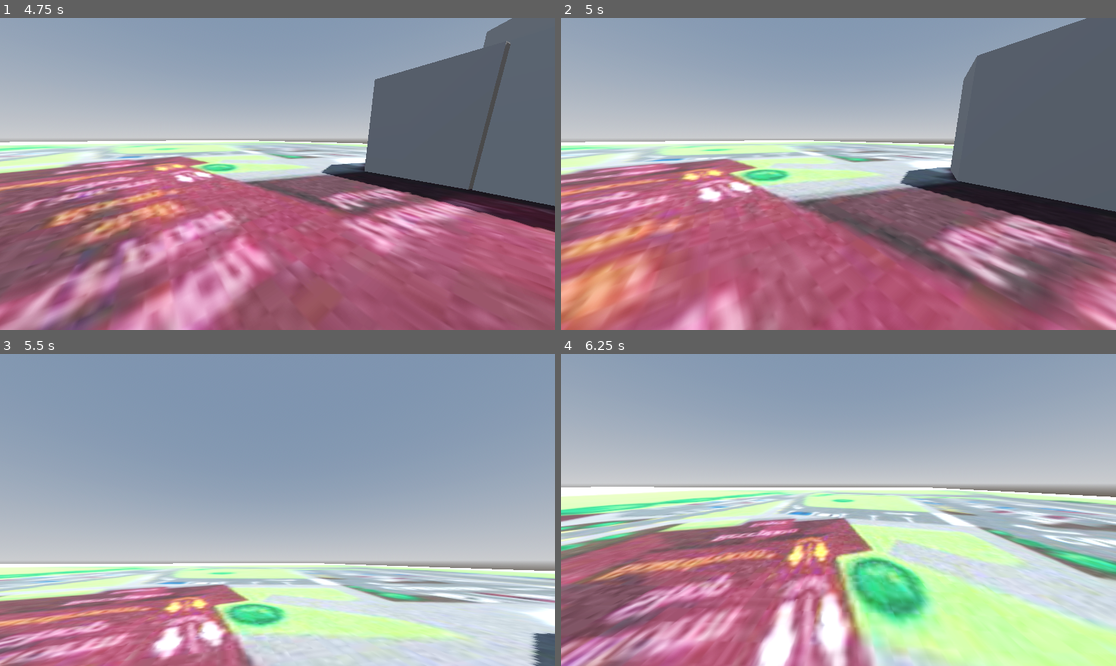
Above: before the commit, frames 1-4 (two rows, left to right).
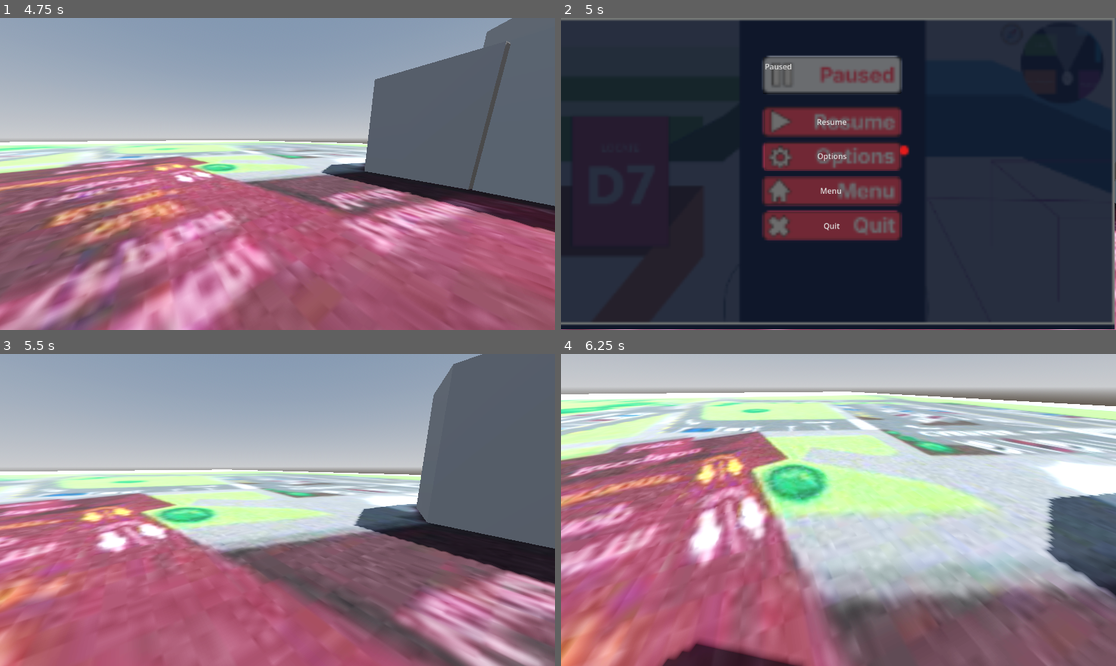
Above: after the commit, the same moments.

Repository: All-an-Huang/EXPLOREJPC
Game: Godot game, scene res://scenes/main_menu.tscn
Two runs of this game, one before a commit and one after it. Both use one fixed random seed, a clock stepped at 60 frames per second and the inputs below.
Inputs (mouse positions are in pixels of both pictures, inside the frame that each line leads up to):
- Up to frame 1 (4.75 s): click "start" at 0.5 s; tap Enter at 1.25 s; move the mouse to (305, 174) at 1.27 s; hold Shift (sprint) 1.28-2.03 s; hold W (forward) from 1.28 s (still down); tap Space (jump) at 1.52, 2.27, 3.77, 4.52 s; move the mouse to (249, 174) at 2.02 s; tap Shift (sprint) at 2.1, 3.6 s; move the mouse to (288, 167) at 2.77 s; hold Shift (sprint) 2.78-3.53 s; move the mouse to (271, 180) at 3.52 s; move the mouse to (316, 177) at 4.27 s; hold Shift (sprint) from 4.28 s (still down)
- Up to frame 2 (5 s): keep holding W (forward); keep holding Shift (sprint); tap Escape (pause, bound only after the commit) at 4.9 s
- Up to frame 3 (5.5 s): release W (forward) at 5 s; release Shift (sprint) at 5 s; click (271, 456) at 5 s, where only the run after the commit has a clickable "Resume"
- Up to frame 4 (6.25 s): move the mouse to (794, 506) at 5.77 s; hold W (forward) from 5.78 s (still down); tap Shift (sprint) at 5.85 s; tap Space (jump) at 6.02 s

Frame 1 is identical in both runs. In frame 2, 99% of the frame differs, in the area x 0-100%, y 0-100%; in frame 3, 83%; in frame 4, 89%.

Commit message:
Pause Menu done

Diff:
--- a/explorejpcgame/project.godot
+++ b/explorejpcgame/project.godot
@@ -49,7 +49,7 @@
 }
 pause={
 "deadzone": 0.2,
-"events": [Object(InputEventKey,"resource_local_to_scene":fa …(140 unchanged characters)… d":false,"keycode":0,"physical_keycode":50,"key_label":0,"unicode":50,"location":0,"echo":false,"script":null)
+"events": [Object(InputEventKey,"resource_local_to_scene":fa …(140 unchanged characters)… d":false,"keycode":0,"physical_keycode":4194305,"key_label":0,"unicode":0,"location":0,"echo":false,"script":null)
 ]
 }
 
--- a/explorejpcgame/scenes/pause_menu.tscn
+++ b/explorejpcgame/scenes/pause_menu.tscn
@@ -13,39 +13,54 @@
 script = ExtResource("1_myx47")
 
 [node name="TextureRect" type="TextureRect" parent="." unique_id=1713221920]
-visible = false
 layout_mode = 0
 offset_right = 1149.0
 offset_bottom = 646.0
 texture = ExtResource("1_n87rw")
 
-[node name="MarginContainer" type="MarginContainer" parent="." unique_id=2033765366]
+[node name="TextEdit" type="TextEdit" parent="." unique_id=953002418]
 layout_mode = 0
-offset_right = 40.0
-offset_bottom = 40.0
+offset_left = 419.0
+offset_top = 81.0
+offset_right = 706.0
+offset_bottom = 158.0
+text = "Paused"
 
-[node name="VBoxContainer" type="VBoxContainer" parent="MarginContainer" unique_id=206598118]
-layout_mode = 2
-
-[node name="Resume" type="Button" parent="MarginContainer/VBoxContainer" unique_id=241316597]
-layout_mode = 2
+[node name="Resume" type="Button" parent="." unique_id=241316597]
+layout_mode = 0
+offset_left = 421.0
+offset_top = 184.0
+offset_right = 703.0
+offset_bottom = 247.0
 text = "Resume"
 
-[node name="Options" type="Button" parent="MarginContainer/VBoxContainer" unique_id=375865289]
-layout_mode = 2
+[node name="Options" type="Button" parent="." unique_id=375865289]
+layout_mode = 0
+offset_left = 423.0
+offset_top = 258.0
+offset_right = 704.0
+offset_bottom = 316.0
 text = "Options"
 
-[node name="Menu" type="Button" parent="MarginContainer/VBoxContainer" unique_id=1791710639]
-layout_mode = 2
+[node name="Menu" type="Button" parent="." unique_id=1791710639]
+layout_mode = 0
+offset_left = 419.0
+offset_top = 330.0
+offset_right = 703.0
+offset_bottom = 388.0
 text = "Menu
 "
 
-[node name="Quit" type="Button" parent="MarginContainer/VBoxContainer" unique_id=1653282379]
-layout_mode = 2
+[node name="Quit" type="Button" parent="." unique_id=1653282379]
+layout_mode = 0
+offset_left = 420.0
+offset_top = 403.0
+offset_right = 705.0
+offset_bottom = 460.0
 text = "Quit
 "
 
-[connection signal="pressed" from="MarginContainer/VBoxContainer/Resume" to="." method="_on_resume_pressed"]
-[connection signal="pressed" from="MarginContainer/VBoxContainer/Options" to="." method="_on_options_pressed"]
-[connection signal="pressed" from="MarginContainer/VBoxContainer/Menu" to="." method="_on_menu_pressed"]
-[connection signal="pressed" from="MarginContainer/VBoxContainer/Quit" to="." method="_on_quit_pressed"]
+[connection signal="pressed" from="Resume" to="." method="_on_resume_pressed"]
+[connection signal="pressed" from="Options" to="." method="_on_options_pressed"]
+[connection signal="pressed" from="Menu" to="." method="_on_menu_pressed"]
+[connection signal="pressed" from="Quit" to="." method="_on_quit_pressed"]
--- a/explorejpcgame/scripts/character.gd
+++ b/explorejpcgame/scripts/character.gd
@@ -18,6 +18,8 @@
 @onready var head = $head
 @onready var camera = $head/Camera3D
 
+@onready var pause_menu = $"pause menu"
+
 func _ready() -> void:
 	Input.set_mouse_mode(Input.MOUSE_MODE_CAPTURED)
 
@@ -27,6 +29,9 @@
 		head.rotate_y(-event.relative.x * SENSITIVITY)
 		camera.rotate_x(-event.relative.y * SENSITIVITY)
 		camera.rotation.x = clamp(camera.rotation.x, deg_to_rad(-40), deg_to_rad(60))
+	elif event is InputEventKey and event.pressed and not event.echo:
+		if event.keycode == KEY_ESCAPE:
+			pause_menu.pausemenu()
 
 
 func _physics_process(delta: float) -> void:
--- a/explorejpcgame/scripts/pause_menu.gd
+++ b/explorejpcgame/scripts/pause_menu.gd
@@ -1,38 +1,27 @@
 extends Control
-@onready var pause = $"."
+
 var paused = false
 
-func _ready():
-	print("Pause menu loaded")
+func _ready() -> void:
+	process_mode = Node.PROCESS_MODE_WHEN_PAUSED
 	hide()
-	process_mode = Node.PROCESS_MODE_WHEN_PAUSED
-
-func _input(event):
-	print("processing")
-	if Input.is_action_just_pressed("pause"):
-		print("PAUSED")
-		pausemenu()
-
 
 func _on_resume_pressed() -> void:
 	pausemenu()
 
-
 func _on_options_pressed() -> void:
-	pass # Replace with function body.
-
+	get_tree().paused = false
+	get_tree().change_scene_to_file("res://scenes/options_menu.tscn")
 
 func _on_menu_pressed() -> void:
-	pass # Replace with function body.
-
+	get_tree().paused = false
+	get_tree().change_scene_to_file("res://scenes/main_menu.tscn")
 
 func _on_quit_pressed() -> void:
 	get_tree().quit()
 
-
 func pausemenu():
 	paused = !paused
-
 	if paused:
 		Input.set_mouse_mode(Input.MOUSE_MODE_VISIBLE)
 		show()
Not shown, added: explorejpcgame/prefabs/player.tscn1257746516.tmp
